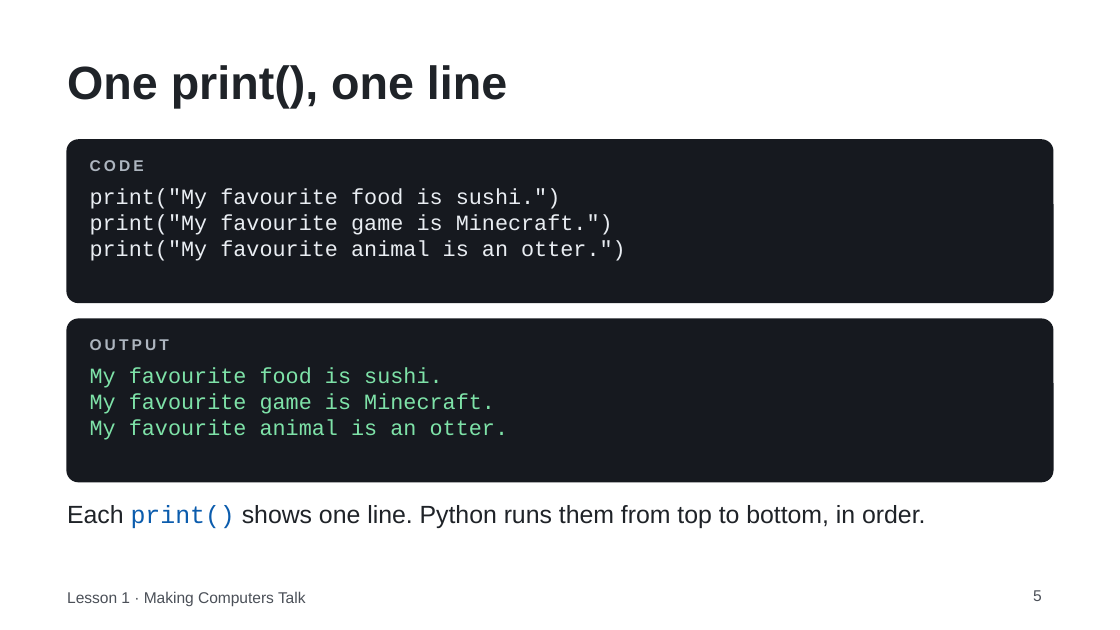
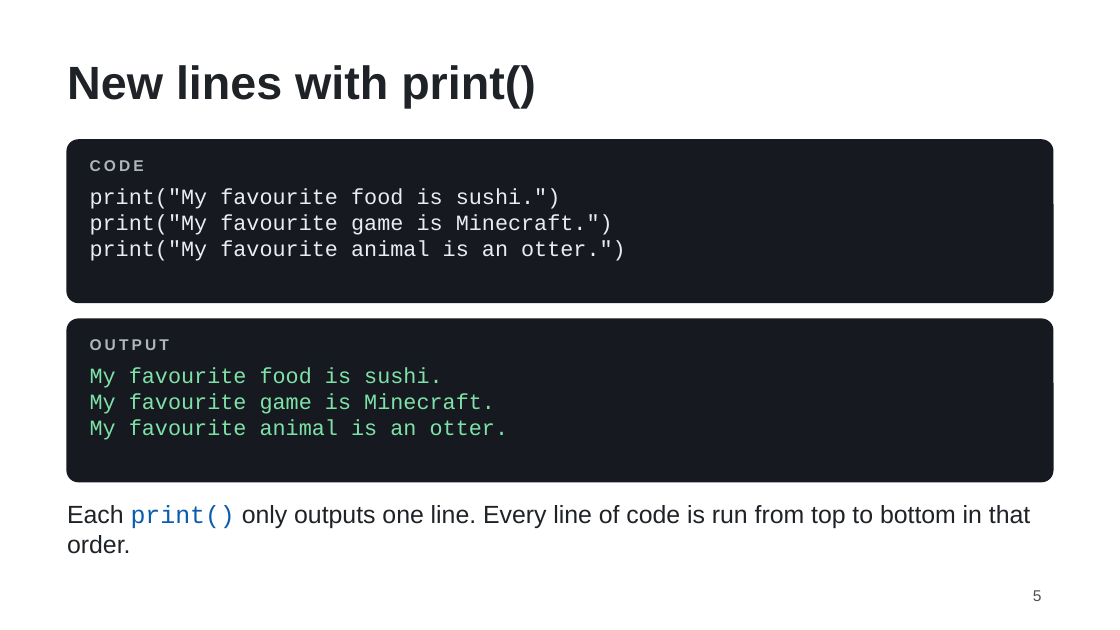
Before and after one commit to FrankD64/chatbot-lesson, a slide deck: slide 5 of assets/slides/Lesson1_Making_Computers_Talk.pptx. Drawn at 1120x630 pixels with LibreOffice and Linux fonts; fonts in the diff are those of the drawing. Boxes give left, top, right and bottom in pixels: in the first picture for what was removed or moved away, otherwise in the second. Text is boxed around its words. In the diff, an @@ line names an element or a change of style, - is before the commit and + after.

```diff
--- a/assets/slides/Lesson1_Making_Computers_Talk.pptx
+++ b/assets/slides/Lesson1_Making_Computers_Talk.pptx
@@ title at bbox=[67, 65, 536, 109]: text changed @@
-One print(), one line
+New lines with print()
@@ text at bbox=[67, 505, 1030, 554]: text changed @@
-Each print() shows one line. Python runs them from top to bottom, in order.
+Each print() only outputs one line. Every line of code is run from top to bottom in that order.
@@ rectangle added at bbox=[48, 571, 333, 623], fill #FFFFFF, outline #FFFFFF 0.75 pt @@
@@ text removed at bbox=[67, 591, 306, 606] @@
-Lesson 1 · Making Computers Talk
```
Also in this commit, not shown: 6 other slides changed, 3 other files.
